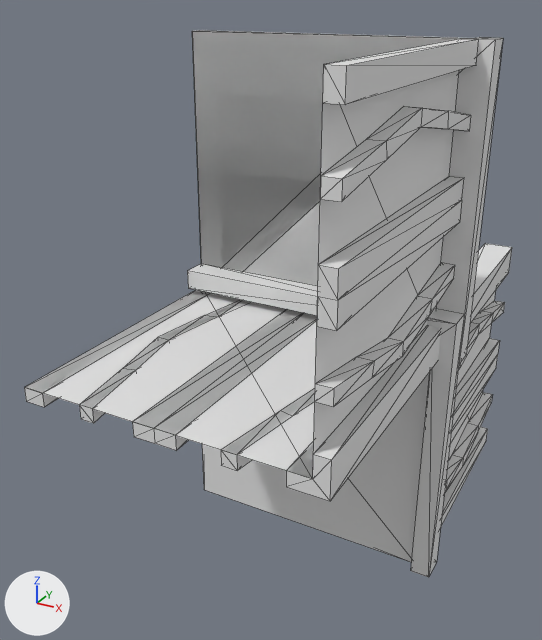
The OBJ model Data/bmc/tiles/t_065.obj as it was, and as the next commit left it.
Both versions are drawn from a 50 mm camera at (0.336, -1.221, 0.568) aimed at (-0.306, -0.053, -0.016). Arrows for +X, +Y and +Z are at lower left; the lights stay in place. Mesh edges are drawn as thin lines. Where no turn or scale is listed for an object, it has been applied to the vertices.

Names of what the first picture shows: 't_065'.
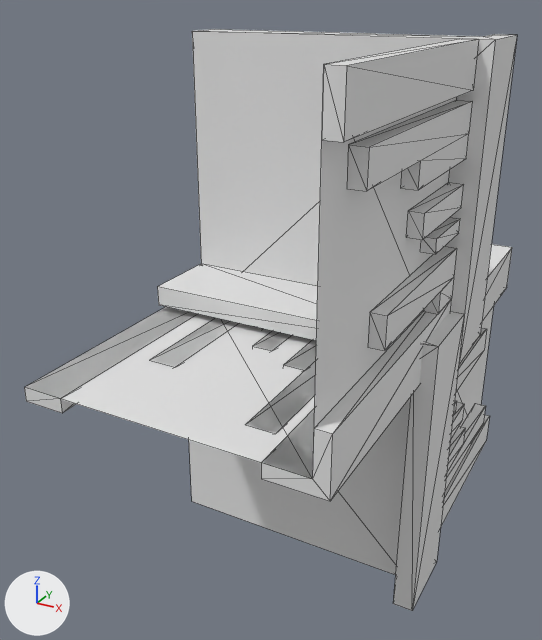
The change, as JSON lines over the scene's bpy script:
```json
{"block": "me_t_065", "where": "# used by ob_t_065; location = (0.0, 0.0, 0.0)"}
{"op": "remove", "block": "me_t_065", "code": "me_t_065.from_pydata(...)  # 281 vertices, 532 faces; spans x -0.5..0.05, y -0.5..0.5, z -0.5..0.5"}
{"op": "add", "block": "me_t_065", "code": "me_t_065.from_pydata(...)  # 239 vertices, 432 faces; spans x -0.5..0.05, y -0.5..0.5, z -0.5..0.5"}
{"block": "me_t_065", "change": "me_t_065 part 1: a new loose piece, a box spanning x 0.0..0.025, y -0.2..0.0, z 0.237..0.277"}
{"block": "me_t_065", "change": "me_t_065 part 2: a new loose piece, a box spanning x 0.0..0.025, y -0.126..0.0, z 0.193..0.218"}
{"block": "me_t_065", "change": "me_t_065 part 3: a new loose piece, a box spanning x 0.0..0.025, y 0.0..0.2, z -0.277..-0.237"}
{"block": "me_t_065", "change": "me_t_065 part 4: the loose piece of 38 vertices spanning x -0.138..-0.071, y -0.5..0.5, z -0.025..0.025 is rebuilt with 25 vertices and now spans x -0.182..-0.092, y -0.429..0.429, z -0.025..0.025"}
{"block": "me_t_065", "change": "me_t_065 part 5: the loose piece of 21 vertices spanning x -0.287..-0.213, y -0.5..0.5, z -0.025..0.025 is rebuilt with 14 vertices and now spans x -0.263..-0.223, y -0.2..0.2, z -0.025..0.025"}
{"block": "me_t_065", "change": "me_t_065 part 6: the loose piece of 20 vertices spanning x 0.0..0.025, y 0.0..0.5, z -0.429..-0.363 is rebuilt with 14 vertices and now spans x 0.0..0.025, y 0.0..0.429, z -0.408..-0.318"}
{"block": "me_t_065", "change": "me_t_065 part 7: the loose piece of 20 vertices spanning x 0.0..0.025, y -0.5..0.0, z 0.363..0.429 is rebuilt with 14 vertices and now spans x 0.0..0.025, y -0.429..0.0, z 0.318..0.408"}
{"block": "me_t_065", "change": "me_t_065 part 8: the loose piece of 12 vertices spanning x 0.0..0.025, y 0.0..0.5, z -0.288..-0.213 is deleted"}
{"block": "me_t_065", "change": "me_t_065 part 9: the loose piece of 12 vertices spanning x 0.0..0.025, y -0.5..0.0, z 0.213..0.288 is deleted"}
{"block": "me_t_065", "change": "me_t_065 part 10: 128 vertices removed from x -0.5..0.05, y -0.5..0.5, z -0.5..0.5; 96 vertices added at x -0.5..0.05, y -0.5..0.5, z -0.5..0.5"}
```

Changed parts and their boxes [x1, y1, x2, y2] in the pictures (542 x 640 px; the box of a moved part takes in the faces that stretch with it):
```json
{"object": "t_065", "change": "reshaped", "before": [24, 30, 512, 577], "after": [24, 29, 517, 611], "on screen": "6% taller"}
{"part": 1, "of": "me_t_065", "change": "added", "after": [406, 182, 464, 240]}
{"part": 2, "of": "me_t_065", "change": "added", "after": [420, 217, 460, 254]}
{"part": 3, "of": "me_t_065", "change": "added", "after": [450, 402, 465, 440]}
{"part": 4, "of": "me_t_065", "change": "rebuilt", "before": [221, 388, 315, 470], "after": [245, 340, 316, 434]}
{"part": 5, "of": "me_t_065", "change": "rebuilt", "before": [133, 310, 317, 450], "after": [254, 331, 292, 351]}
{"part": 6, "of": "me_t_065", "change": "rebuilt", "before": [444, 392, 493, 493], "after": [444, 403, 485, 493]}
{"part": 7, "of": "me_t_065", "change": "rebuilt", "before": [320, 106, 471, 202], "after": [347, 100, 472, 191], "on screen": "17% narrower"}
{"part": 8, "of": "me_t_065", "change": "deleted", "before": [450, 338, 500, 444]}
{"part": 9, "of": "me_t_065", "change": "deleted", "before": [317, 176, 464, 331]}
{"part": 10, "of": "me_t_065", "change": "moved or reshaped", "before": [24, 30, 512, 577], "after": [24, 29, 517, 611]}
```
